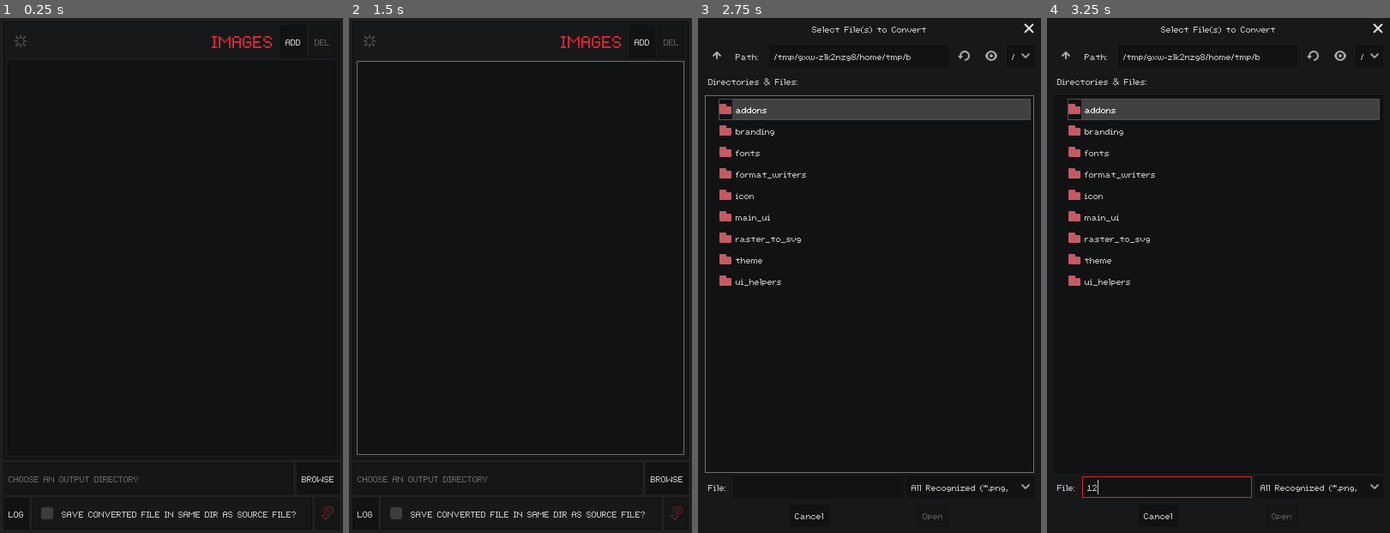
Above: before the commit, frames 1-4 (left to right).
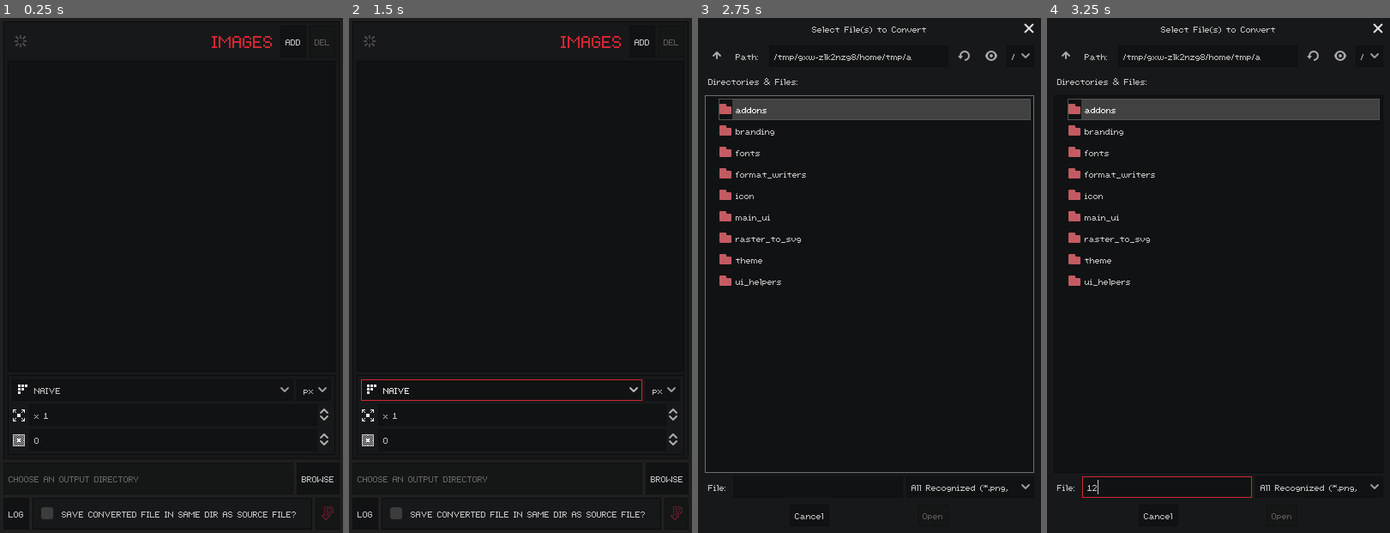
Above: after the commit, the same moments.

Repository: RabbitB/PIXELVEC
Game: Godot game, scene res://main_ui/main_ui.tscn
The game is run twice, just before and just after one commit, with the same random seed, the same clock (stepped at 60 frames per second) and the same inputs.
Inputs (mouse positions are in pixels of both pictures, inside the frame that each line leads up to):
- Up to frame 1 (0.25 s): no input
- Up to frame 2 (1.5 s): click (499, 388) at 0.5 s, where only the run after the commit has a clickable "NAIVE"; click (664, 388) at 1.25 s, where only the run after the commit has a clickable "px"
- Up to frame 3 (2.75 s): click "ADD" at 2 s
- Up to frame 4 (3.25 s): click (1167, 486) at 2.77 s; type "12" at 2.85 s

The runs differ from the first frame. In frame 1, 0.2% of the frame differs, in the area x 3-96%, y 71-84%; in frame 2, 1.2%, in the area x 2-98%, y 8-85%; in frame 3, less than 0.1%; in frame 4, less than 0.1%.

Commit message:
Add UI for output parameters
Still non-functional, but the UI is fully developed and can be polled for current state.

Diff:
--- a/Project/main_ui/main_ui.gd
+++ b/Project/main_ui/main_ui.gd
@@ -3,18 +3,18 @@
 
 const RasterToSVG: Script = preload("res://raster_to_svg/raster_to_svg.gd")
 const SourceImages: Script = preload("res://main_ui/source_images/source_images.gd")
-const OutputControls: Script = preload("res://main_ui/output_controls/output_controls.gd")
+const SaveControls: Script = preload("res://main_ui/save_controls/save_controls.gd")
 const LogViewer: Script = preload("res://main_ui/log_viewer/log_viewer.gd")
 
 export(NodePath) var source_images_ui: NodePath
-export(NodePath) var output_ui: NodePath
+export(NodePath) var save_ui: NodePath
 export(NodePath) var log_viewer: NodePath
 
 var _conversion_thread: Thread = Thread.new()
 var _conversion_done: bool = false
 
 onready var _source_images_ui: SourceImages = get_node(source_images_ui) as SourceImages
-onready var _output_ui: OutputControls = get_node(output_ui) as OutputControls
+onready var _save_ui: SaveControls = get_node(save_ui) as SaveControls
 onready var _log_viewer: LogViewer = get_node(log_viewer) as LogViewer
 
 
@@ -31,7 +31,7 @@
 	_conversion_done = true
 
 
-func _on_OutputControls_convert_files() -> void:
+func _on_SaveControls_convert_files() -> void:
 	if _conversion_thread.is_active():
 		return
 
@@ -40,7 +40,7 @@
 	_source_images_ui.busy(true)
 
 	for file in files_to_convert:
-		var output_path: String = _output_ui.get_output_path(file)
+		var output_path: String = _save_ui.get_output_path(file)
 		var source_image: Image = Image.new()
 
 		var err: int = source_image.load(file)
@@ -51,7 +51,7 @@
 			continue
 
 		var raster_to_svg: RasterToSVG = RasterToSVG.new()
-		var args: Array = [source_image, raster_to_svg.ScanMode.NAIVE, self, "_thread_finished"]
+		var args: Array = [source_image, raster_to_svg.ScanMode.HORIZONTAL, self, "_thread_finished"]
 		_conversion_thread.start(raster_to_svg, "convert_image_threaded", args)
 
 		while !_conversion_done:
@@ -77,7 +77,7 @@
 	view_log(true)
 
 
-func _on_OutputControls_view_log() -> void:
+func _on_SaveControls_view_log() -> void:
 	view_log(true)
 
 
--- a/Project/main_ui/main_ui.tscn
+++ b/Project/main_ui/main_ui.tscn
@@ -1,6 +1,6 @@
 [gd_scene load_steps=6 format=2]
 
-[ext_resource path="res://main_ui/output_controls/output_controls.tscn" type="PackedScene" id=1]
+[ext_resource path="res://main_ui/save_controls/save_controls.tscn" type="PackedScene" id=1]
 [ext_resource path="res://main_ui/source_images/source_images.tscn" type="PackedScene" id=2]
 [ext_resource path="res://main_ui/main_ui.gd" type="Script" id=3]
 [ext_resource path="res://main_ui/log_viewer/log_viewer.tscn" type="PackedScene" id=4]
@@ -19,7 +19,6 @@
 "_edit_use_anchors_": false
 }
 source_images_ui = NodePath("Sections/SourceImages")
-output_ui = NodePath("Sections/OutputControls")
 log_viewer = NodePath("Sections/Log")
 
 [node name="Sections" type="VBoxContainer" parent="."]
@@ -41,15 +40,16 @@
 visible = false
 anchor_right = 0.0
 anchor_bottom = 0.0
+margin_top = 287.0
 margin_right = 392.0
-margin_bottom = 510.0
+margin_bottom = 502.0
 
-[node name="OutputControls" parent="Sections" instance=ExtResource( 1 )]
+[node name="SaveControls" parent="Sections" instance=ExtResource( 1 )]
 anchor_right = 0.0
 anchor_bottom = 0.0
 margin_top = 514.0
 margin_right = 392.0
 margin_bottom = 592.0
 [connection signal="log_will_close" from="Sections/Log" to="." method="_on_Log_log_will_close"]
-[connection signal="convert_files" from="Sections/OutputControls" to="." method="_on_OutputControls_convert_files"]
-[connection signal="view_log" from="Sections/OutputControls" to="." method="_on_OutputControls_view_log"]
+[connection signal="convert_files" from="Sections/SaveControls" to="." method="_on_SaveControls_convert_files"]
+[connection signal="view_log" from="Sections/SaveControls" to="." method="_on_SaveControls_view_log"]
--- /dev/null
+++ b/Project/main_ui/output_params/output_params.gd
@@ -0,0 +1,28 @@
+extends PanelContainer
+
+
+export(NodePath) var scan_mode_option_btn: NodePath
+export(NodePath) var unit_option_btn: NodePath
+export(NodePath) var scale_spin_box: NodePath
+export(NodePath) var overdraw_spin_box: NodePath
+
+onready var _scan_mode_option_btn: OptionButton = get_node(scan_mode_option_btn) as OptionButton
+onready var _unit_option_btn: OptionButton = get_node(unit_option_btn) as OptionButton
+onready var _scale_spin_box: SpinBox = get_node(scale_spin_box) as SpinBox
+onready var _overdraw_spin_box: SpinBox = get_node(overdraw_spin_box) as SpinBox
+
+
+func get_scan_mode() -> int:
+	return _scan_mode_option_btn.selected
+
+
+func get_unit() -> int:
+	return _unit_option_btn.selected
+
+
+func get_svg_scale() -> float:
+	return _scale_spin_box.value
+
+
+func get_overdraw_amount() -> float:
+	return _overdraw_spin_box.value
--- /dev/null
+++ b/Project/main_ui/output_params/output_params.tscn
@@ -0,0 +1,107 @@
+[gd_scene load_steps=11 format=2]
+
+[ext_resource path="res://theme/generic_panel.tres" type="StyleBox" id=1]
+[ext_resource path="res://theme/edg8.theme" type="Theme" id=2]
+[ext_resource path="res://main_ui/output_params/iconography/horizontal_scan.png" type="Texture" id=3]
+[ext_resource path="res://main_ui/output_params/iconography/pixel_scan.png" type="Texture" id=4]
+[ext_resource path="res://main_ui/output_params/iconography/vertical_scan.png" type="Texture" id=5]
+[ext_resource path="res://main_ui/output_params/iconography/scale.png" type="Texture" id=6]
+[ext_resource path="res://main_ui/output_params/iconography/overdraw.png" type="Texture" id=7]
+[ext_resource path="res://main_ui/output_params/iconography/horizontal_waveform_scan.png" type="Texture" id=8]
+[ext_resource path="res://main_ui/output_params/output_params.gd" type="Script" id=9]
+[ext_resource path="res://main_ui/output_params/iconography/vertical_waveform_scan.png" type="Texture" id=10]
+
+[node name="OutputParams" type="PanelContainer"]
+anchor_right = 1.0
+anchor_bottom = 1.0
+theme = ExtResource( 2 )
+custom_styles/panel = ExtResource( 1 )
+script = ExtResource( 9 )
+__meta__ = {
+"_edit_use_anchors_": false
+}
+scan_mode_option_btn = NodePath("ActualControls/ScanMode/ModeOptionButton")
+unit_option_btn = NodePath("ActualControls/ScanMode/UnitOptionButton")
+scale_spin_box = NodePath("ActualControls/Scale/SpinBox")
+overdraw_spin_box = NodePath("ActualControls/Overdraw/SpinBox")
+
+[node name="ActualControls" type="VBoxContainer" parent="."]
+margin_left = 5.0
+margin_top = 5.0
+margin_right = 395.0
+margin_bottom = 595.0
+
+[node name="ScanMode" type="HBoxContainer" parent="ActualControls"]
+margin_right = 390.0
+margin_bottom = 25.0
+
+[node name="ModeOptionButton" type="OptionButton" parent="ActualControls/ScanMode"]
+margin_right = 346.0
+margin_bottom = 25.0
+hint_tooltip = "CONVERSION SCAN-MODE"
+size_flags_horizontal = 3
+text = "NAIVE"
+icon = ExtResource( 4 )
+items = [ "NAIVE", ExtResource( 4 ), false, 0, null, "HORIZONTAL", ExtResource( 3 ), false, 1, null, "VERTICAL", ExtResource( 5 ), false, 2, null, "HORIZONTAL WAVEFORM", ExtResource( 8 ), false, 3, null, "VERTICAL WAVEFORM", ExtResource( 10 ), false, 4, null ]
+selected = 0
+
+[node name="UnitOptionButton" type="OptionButton" parent="ActualControls/ScanMode"]
+margin_left = 350.0
+margin_right = 390.0
+margin_bottom = 25.0
+hint_tooltip = "UNIT TO CONVERT EACH PIXEL INTO"
+text = "px"
+align = 1
+items = [ "px", null, false, 0, null, "pt", null, false, 1, null, "pc", null, false, 2, null, "mm", null, false, 3, null, "cm", null, false, 4, null, "in", null, false, 5, null ]
+selected = 0
+
+[node name="Scale" type="HBoxContainer" parent="ActualControls"]
+margin_top = 29.0
+margin_right = 390.0
+margin_bottom = 54.0
+size_flags_horizontal = 3
+
+[node name="TextureRect" type="TextureRect" parent="ActualControls/Scale"]
+margin_right = 16.0
+margin_bottom = 25.0
+hint_tooltip = "SCALE FACTOR"
+texture = ExtResource( 6 )
+stretch_mode = 4
+
+[node name="SpinBox" type="SpinBox" parent="ActualControls/Scale"]
+margin_left = 20.0
+margin_right = 390.0
+margin_bottom = 25.0
+hint_tooltip = "SCALE FACTOR"
+size_flags_horizontal = 3
+min_value = 0.01
+max_value = 100000.0
+step = 0.01
+value = 1.0
+allow_greater = true
+prefix = "x"
+
+[node name="Overdraw" type="HBoxContainer" parent="ActualControls"]
+margin_top = 58.0
+margin_right = 390.0
+margin_bottom = 83.0
+size_flags_horizontal = 3
+
+[node name="TextureRect" type="TextureRect" parent="ActualControls/Overdraw"]
+margin_right = 16.0
+margin_bottom = 25.0
+hint_tooltip = "OVERDRAW AMOUNT"
+texture = ExtResource( 7 )
+stretch_mode = 4
+
+[node name="SpinBox" type="SpinBox" parent="ActualControls/Overdraw"]
+margin_left = 20.0
+margin_right = 390.0
+margin_bottom = 25.0
+hint_tooltip = "OVERDRAW AMOUNT"
+size_flags_horizontal = 3
+min_value = -100000.0
+max_value = 100000.0
+step = 0.01
+allow_greater = true
+allow_lesser = true
--- a/Project/main_ui/output_controls/output_controls.tscn
+++ b/Project/main_ui/save_controls/save_controls.tscn
@@ -4,7 +4,7 @@
 [ext_resource path="res://fonts/labels.tres" type="DynamicFont" id=2]
 [ext_resource path="res://branding/icon_16.png" type="Texture" id=3]
 [ext_resource path="res://theme/edg8.theme" type="Theme" id=4]
-[ext_resource path="res://main_ui/output_controls/output_controls.gd" type="Script" id=5]
+[ext_resource path="res://main_ui/save_controls/save_controls.gd" type="Script" id=5]
 [ext_resource path="res://ui_helpers/full_window_file_dialog.gd" type="Script" id=6]
 
 [sub_resource type="StyleBoxEmpty" id=1]
@@ -15,7 +15,7 @@
 [sub_resource type="ShortCut" id=3]
 shortcut = SubResource( 2 )
 
-[node name="OutputControls" type="VBoxContainer"]
+[node name="SaveControls" type="VBoxContainer"]
 anchor_right = 1.0
 anchor_bottom = 1.0
 size_flags_horizontal = 3
@@ -25,11 +25,11 @@
 __meta__ = {
 "_edit_use_anchors_": false
 }
-output_dir_dialog = NodePath("OutputDirDialog")
-output_dir_check_box = NodePath("Convert/PanelContainer/OutputDirCheckBox")
-output_dir_line_edit = NodePath("ChooseOutputLoc/LineEdit")
-browse_output_dir_btn = NodePath("ChooseOutputLoc/BrowseButton")
-convert_btn = NodePath("Convert/ConvertButton")
+output_dir_dialog = NodePath("../SaveControls/OutputDirDialog")
+output_dir_check_box = NodePath("../SaveControls/Convert/PanelContainer/OutputDirCheckBox")
+output_dir_line_edit = NodePath("../SaveControls/ChooseOutputLoc/LineEdit")
+browse_output_dir_btn = NodePath("../SaveControls/ChooseOutputLoc/BrowseButton")
+convert_btn = NodePath("../SaveControls/Convert/ConvertButton")
 
 [node name="OutputDirDialog" type="FileDialog" parent="."]
 anchor_right = 1.0
--- a/Project/main_ui/source_images/source_images.tscn
+++ b/Project/main_ui/source_images/source_images.tscn
@@ -6,6 +6,7 @@
 [ext_resource path="res://fonts/labels.tres" type="DynamicFont" id=4]
 [ext_resource path="res://theme/edg8.theme" type="Theme" id=5]
 [ext_resource path="res://main_ui/busy_indicator.png" type="Texture" id=6]
+[ext_resource path="res://main_ui/output_params/output_params.tscn" type="PackedScene" id=7]
 
 [sub_resource type="AtlasTexture" id=1]
 atlas = ExtResource( 6 )
@@ -90,7 +91,7 @@
 [node name="SourceImages" type="VBoxContainer" parent="."]
 margin_left = 5.0
 margin_top = 5.0
-margin_right = 395.0
+margin_right = 433.0
 margin_bottom = 595.0
 size_flags_horizontal = 3
 size_flags_vertical = 3
@@ -104,18 +105,18 @@
 animation = "idle"
 
 [node name="ListControls" type="HBoxContainer" parent="SourceImages"]
-margin_right = 390.0
+margin_right = 428.0
 margin_bottom = 37.0
 alignment = 2
 
 [node name="Spacer" type="Control" parent="SourceImages/ListControls"]
-margin_right = 238.0
+margin_right = 276.0
 margin_bottom = 37.0
 size_flags_horizontal = 3
 
 [node name="Label" type="Label" parent="SourceImages/ListControls"]
-margin_left = 242.0
-margin_right = 322.0
+margin_left = 280.0
+margin_right = 360.0
 margin_bottom = 37.0
 custom_fonts/font = ExtResource( 4 )
 custom_colors/font_color = Color( 0.827451, 0.152941, 0.203922, 1 )
@@ -124,15 +125,15 @@
 uppercase = true
 
 [node name="AddFiles" type="Button" parent="SourceImages/ListControls"]
-margin_left = 326.0
-margin_right = 356.0
+margin_left = 364.0
+margin_right = 394.0
 margin_bottom = 37.0
 hint_tooltip = "Add more images to convert."
 text = "ADD"
 
 [node name="RemoveFile" type="Button" parent="SourceImages/ListControls"]
-margin_left = 360.0
-margin_right = 390.0
+margin_left = 398.0
+margin_right = 428.0
 margin_bottom = 37.0
 hint_tooltip = "Remove the selected image(s) from the conversion list."
 disabled = true
@@ -140,8 +141,8 @@
 
 [node name="ItemList" type="ItemList" parent="SourceImages"]
 margin_top = 41.0
-margin_right = 390.0
-margin_bottom = 590.0
+margin_right = 428.0
+margin_bottom = 493.0
 size_flags_horizontal = 3
 size_flags_vertical = 3
 select_mode = 1
@@ -149,6 +150,13 @@
 __meta__ = {
 "_edit_use_anchors_": false
 }
+
+[node name="OutputParams" parent="SourceImages" instance=ExtResource( 7 )]
+anchor_right = 0.0
+anchor_bottom = 0.0
+margin_top = 497.0
+margin_right = 428.0
+margin_bottom = 590.0
 [connection signal="file_selected" from="ChooseFilesDialog" to="." method="_on_ChooseFilesDialog_file_selected"]
 [connection signal="files_selected" from="ChooseFilesDialog" to="." method="_on_ChooseFilesDialog_files_selected"]
 [connection signal="pressed" from="SourceImages/ListControls/AddFiles" to="." method="_on_AddFiles_pressed"]
--- a/Project/raster_to_svg/raster_to_svg.gd
+++ b/Project/raster_to_svg/raster_to_svg.gd
@@ -2,12 +2,23 @@
 
 
 enum ScanMode {
+	NONE,
 	NAIVE,
 	HORIZONTAL,
 	VERTICAL,
 	HORIZONTAL_WAVEFORM,
 	VERTICAL_WAVEFORM
 }
+
+enum Unit {
+	PX,
+	PT,
+	PC,
+	MM,
+	CM,
+	IN
+}
+
 
 const NaiveScanner: Script = preload("res://raster_to_svg/scanners/naive.gd")
 const HorizontalScanner: Script = preload("res://raster_to_svg/scanners/horizontal.gd")
Binary file added: Project/main_ui/output_params/iconography/help.png
Not shown, added: Project/main_ui/output_params/iconography/help.png.import
Binary file added: Project/main_ui/output_params/iconography/horizontal_scan.png
Not shown, added: Project/main_ui/output_params/iconography/horizontal_scan.png.import
Binary file added: Project/main_ui/output_params/iconography/horizontal_waveform_scan.png
Not shown, added: Project/main_ui/output_params/iconography/horizontal_waveform_scan.png.import
Binary file added: Project/main_ui/output_params/iconography/overdraw.png
Not shown, added: Project/main_ui/output_params/iconography/overdraw.png.import
Binary file added: Project/main_ui/output_params/iconography/pixel_scan.png
Not shown, added: Project/main_ui/output_params/iconography/pixel_scan.png.import
Binary file added: Project/main_ui/output_params/iconography/scale.png
Not shown, added: Project/main_ui/output_params/iconography/scale.png.import
(and 6 more such lines)
